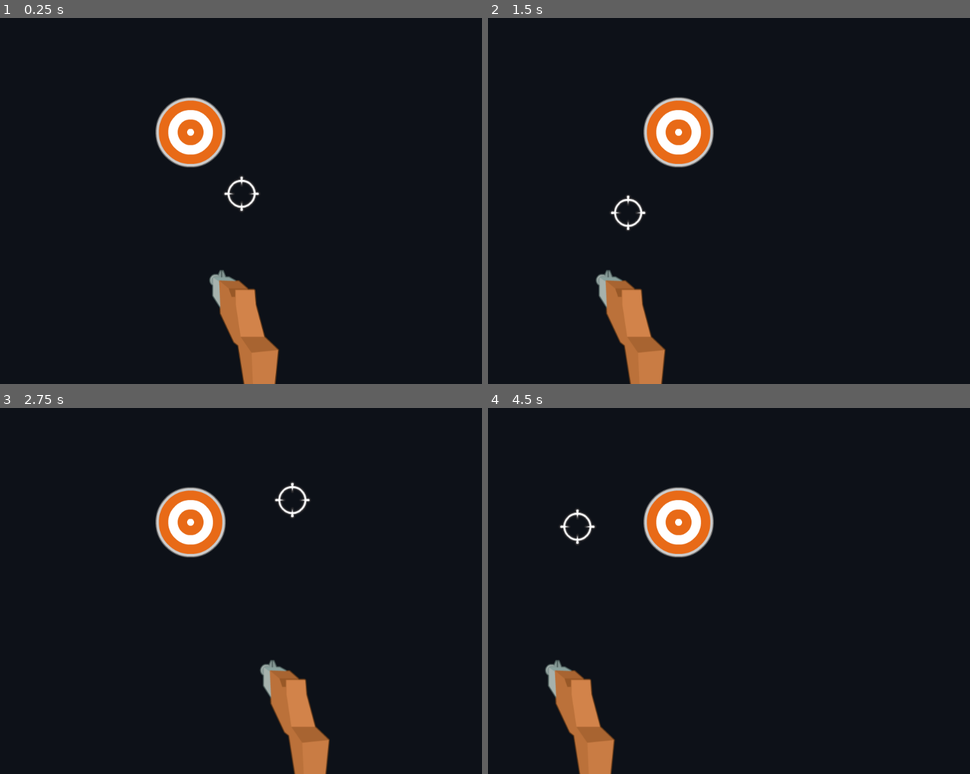
Above: before the commit, frames 1-4 (two rows, left to right).
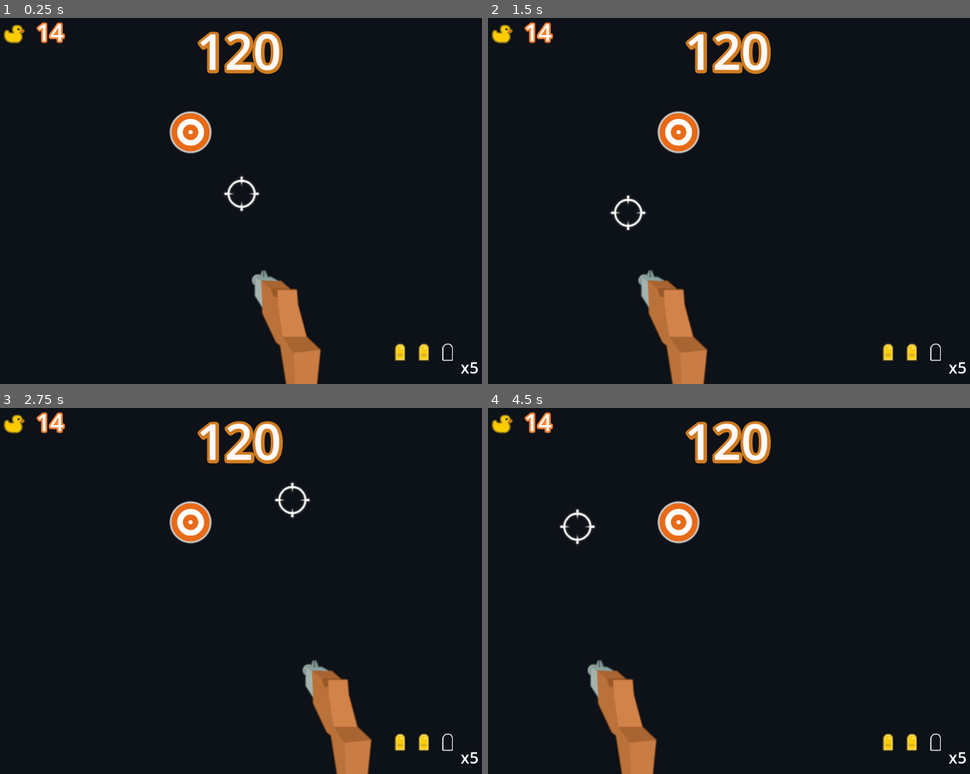
Above: after the commit, the same moments.

Repository: Danman9800/didactic-waddle
Game: Godot game, scene res://world.tscn
Same seed, same stepped clock (60 frames per second), same inputs: the game is played once before the commit and once after it.
Inputs (mouse positions are in pixels of both pictures, inside the frame that each line leads up to):
- Up to frame 1 (0.25 s): no input
- Up to frame 2 (1.5 s): tap Enter at 0.5 s; move the mouse to (839, 175) at 0.52 s; click (839, 175) at 0.6 s; tap Space at 1.25 s; move the mouse to (627, 211) at 1.27 s; click (627, 211) at 1.35 s
- Up to frame 3 (2.75 s): tap Enter at 2 s; move the mouse to (294, 499) at 2.02 s; click (294, 499) at 2.1 s
- Up to frame 4 (4.5 s): tap Space at 2.75, 4.25 s; move the mouse to (704, 660) at 2.77 s; click (704, 660) at 2.85 s; tap Enter at 3.5 s; move the mouse to (883, 642) at 3.52 s; click (883, 642) at 3.6 s; move the mouse to (579, 525) at 4.27 s; click (579, 525) at 4.35 s

The runs differ from the first frame. In frame 1, 8.9% of the frame differs, in the area x 0-100%, y 1-100%; in frame 2, 8.9%; in frame 3, 8.9%; in frame 4, 8.9%.

Commit message:
Added Hud and Implemented Score System in Player

Diff:
--- a/Entities/Player.gd
+++ b/Entities/Player.gd
@@ -1,24 +1,41 @@
 extends Node2D
 
+@export var score := 0
+@export var time_left := 0.0
+@export var score_incerment := 10
+@export var rifle_height := 698
+@export var rifle_offset := 90
 
-# Called when the node enters the scene tree for the first time.
+signal score_changed
+
 func _ready():
+	# this is important otherwise it will cause some issues
 	$Crosshair.animation = "Idle"
+	# this keeps mouse hidden during gameplay
 	Input.mouse_mode = Input.MOUSE_MODE_HIDDEN
+	# setting rifle position.y
+	$Rifle.position.y = rifle_height
+
 
 func _process(_delta):
+	# storing mouse pos respective to player in 'mouse_pos'
 	var mouse_pos := get_local_mouse_position()
+	 # setting cross-hair's position to that of mouse (don't try to linear interpolate the values it won't work)
 	$Crosshair.position = mouse_pos
-	$Rifle.position.x = lerp($Rifle.position.x, mouse_pos.x+5, 0.6)
-
+	# setting Rifle's position.x to that of mouse (don't try to linear interpolate the values it won't work)
+	$Rifle.position.x = mouse_pos.x+rifle_offset
+	# getting the list of areas in the cross-hair's area
 	var targets_in = $Crosshair/HitZone.get_overlapping_areas()
 
-
 	if Input.is_action_just_pressed("Shoot"):
+		# to indicate a shot
 		$Crosshair.animation = "Shoot"
+		 # for checking if there is an target in the cross-hair's area
 		for target in targets_in:
 			if target.is_in_group("targets"):
-				print("Got'em")
-
+				score += score_incerment
+				emit_signal("score_changed", score)
+				print("Got'em", score) # temp remove in production - Aditya V.
+	# resetting cross-hair's animation
 	elif Input.is_action_just_released("Shoot"):
 		$Crosshair.animation = "Idle"
--- a/Entities/Player.tscn
+++ b/Entities/Player.tscn
@@ -34,7 +34,7 @@
 top_level = true
 scale = Vector2(1.4, 1.4)
 sprite_frames = SubResource("SpriteFrames_77w0s")
-animation = &"Shoot"
+animation = &"Idle"
 speed_scale = 0.5
 
 [node name="HitZone" type="Area2D" parent="Crosshair"]
--- a/world.tscn
+++ b/world.tscn
@@ -1,22 +1,147 @@
-[gd_scene load_steps=4 format=3 uid="uid://b4o2th47ekp0r"]
+[gd_scene load_steps=11 format=3 uid="uid://b4o2th47ekp0r"]
 
 [ext_resource type="PackedScene" uid="uid://bl15d31rcpav4" path="res://Entities/Player.tscn" id="1_jy6l6"]
 [ext_resource type="Texture2D" uid="uid://cpha2o4837iux" path="res://Sprites/Objects/target_red3_outline.png" id="2_5kln4"]
+[ext_resource type="Texture2D" uid="uid://d1hupwg14wjpx" path="res://Sprites/HUD/icon_duck.png" id="3_p6n7f"]
+[ext_resource type="Texture2D" uid="uid://dy11g2bmre7m4" path="res://Sprites/HUD/icon_bullet_empty_short.png" id="4_vbwr6"]
+[ext_resource type="Texture2D" uid="uid://b8q7v3vokcaet" path="res://Sprites/HUD/icon_bullet_gold_short.png" id="5_qeqqn"]
 
 [sub_resource type="CircleShape2D" id="CircleShape2D_y02n5"]
 radius = 71.4493
 
+[sub_resource type="LabelSettings" id="LabelSettings_r7p0o"]
+font_size = 100
+font_color = Color(1, 0.976471, 1, 1)
+shadow_size = 25
+shadow_color = Color(0.854902, 0.505882, 0.129412, 0.952941)
+
+[sub_resource type="LabelSettings" id="LabelSettings_qeno7"]
+font_size = 64
+font_color = Color(100, 100, 100, 1)
+outline_size = 18
+outline_color = Color(1, 0.513726, 0.2, 1)
+shadow_size = 25
+shadow_color = Color(0.156863, 0.0901961, 0.105882, 0.952941)
+
+[sub_resource type="SpriteFrames" id="SpriteFrames_ito0p"]
+animations = [{
+"frames": [{
+"duration": 1.0,
+"texture": ExtResource("4_vbwr6")
+}],
+"loop": true,
+"name": &"Empty",
+"speed": 5.0
+}, {
+"frames": [{
+"duration": 1.0,
+"texture": ExtResource("5_qeqqn")
+}],
+"loop": true,
+"name": &"Full",
+"speed": 5.0
+}]
+
+[sub_resource type="LabelSettings" id="LabelSettings_qml81"]
+font_size = 32
+
 [node name="World" type="Node"]
+process_mode = 3
 
 [node name="Main World" type="Node2D" parent="."]
+process_mode = 1
 
-[node name="Area2D" type="Area2D" parent="Main World" groups=["targets"]]
+[node name="Temp(Remove while Production)" type="Area2D" parent="Main World" groups=["targets"]]
 position = Vector2(409, 260)
+scale = Vector2(0.6, 0.6)
 
-[node name="TargetRed3Outline" type="Sprite2D" parent="Main World/Area2D"]
+[node name="TargetRed3Outline" type="Sprite2D" parent="Main World/Temp(Remove while Production)"]
 texture = ExtResource("2_5kln4")
 
-[node name="CollisionShape2D" type="CollisionShape2D" parent="Main World/Area2D"]
+[node name="CollisionShape2D" type="CollisionShape2D" parent="Main World/Temp(Remove while Production)"]
 shape = SubResource("CircleShape2D_y02n5")
 
 [node name="Player" parent="Main World" instance=ExtResource("1_jy6l6")]
+
+[node name="Hud" type="Control" parent="."]
+process_mode = 1
+layout_mode = 3
+anchors_preset = 15
+anchor_right = 1.0
+anchor_bottom = 1.0
+grow_horizontal = 2
+grow_vertical = 2
+
+[node name="TimeLeft" type="Label" parent="Hud"]
+layout_mode = 1
+anchors_preset = 5
+anchor_left = 0.5
+anchor_right = 0.5
+offset_left = -104.0
+offset_top = 16.0
+offset_right = 94.0
+offset_bottom = 176.0
+grow_horizontal = 2
+text = "120"
+label_settings = SubResource("LabelSettings_r7p0o")
+horizontal_alignment = 1
+vertical_alignment = 1
+
+[node name="Score" type="Label" parent="Hud"]
+layout_mode = 1
+anchors_preset = -1
+anchor_right = 0.211
+anchor_bottom = 0.167
+offset_left = 80.0
+offset_top = 24.0
+offset_right = -15.064
+offset_bottom = -16.256
+scale = Vector2(0.746052, 0.753873)
+text = "14"
+label_settings = SubResource("LabelSettings_qeno7")
+horizontal_alignment = 1
+vertical_alignment = 1
+metadata/_edit_use_anchors_ = true
+
+[node name="IconDuck" type="Sprite2D" parent="Hud/Score"]
+position = Vector2(-35.75, 49.875)
+scale = Vector2(1.66176, 1.52273)
+texture = ExtResource("3_p6n7f")
+
+[node name="ShotsLeft" type="Control" parent="Hud"]
+layout_mode = 1
+anchor_left = 0.812
+anchor_top = 0.896
+anchor_right = 1.0
+anchor_bottom = 1.0
+offset_left = 96.512
+offset_top = 15.8719
+offset_right = -56.0
+offset_bottom = -24.0
+grow_horizontal = 0
+grow_vertical = 0
+
+[node name="Shot-1" type="AnimatedSprite2D" parent="Hud/ShotsLeft"]
+sprite_frames = SubResource("SpriteFrames_ito0p")
+animation = &"Empty"
+
+[node name="Shot-2" type="AnimatedSprite2D" parent="Hud/ShotsLeft"]
+position = Vector2(-48, 0)
+sprite_frames = SubResource("SpriteFrames_ito0p")
+animation = &"Full"
+
+[node name="Shot-3" type="AnimatedSprite2D" parent="Hud/ShotsLeft"]
+position = Vector2(-96, 0)
+sprite_frames = SubResource("SpriteFrames_ito0p")
+animation = &"Full"
+
+[node name="Mags" type="Label" parent="Hud/ShotsLeft"]
+layout_mode = 0
+offset_left = 24.0
+offset_top = 8.0
+offset_right = 64.0
+offset_bottom = 53.0
+text = "x5"
+label_settings = SubResource("LabelSettings_qml81")
+horizontal_alignment = 1
+vertical_alignment = 1
